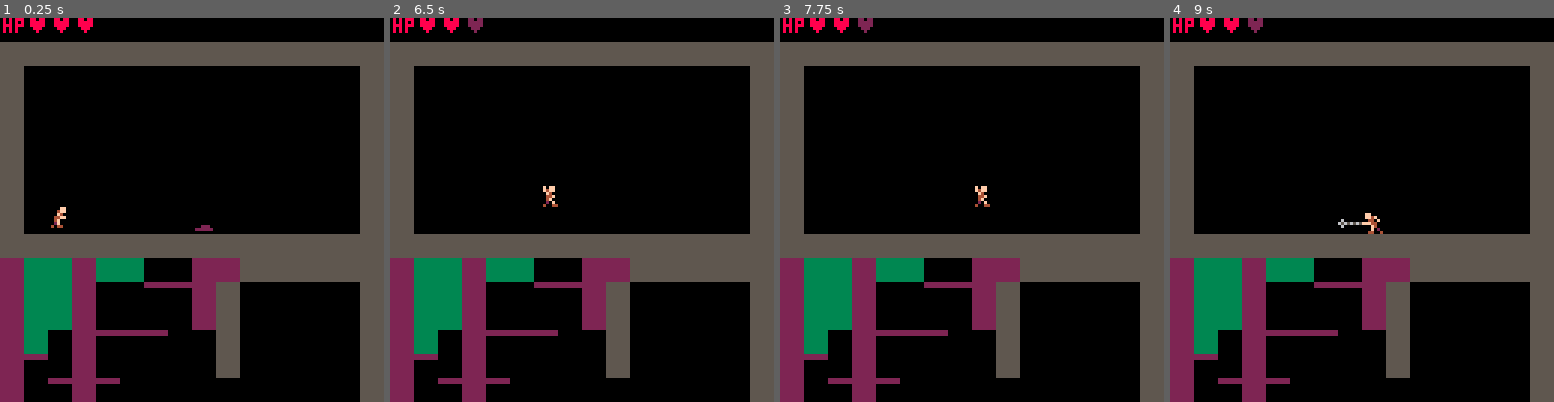
Above: before the commit, frames 1-4 (left to right).
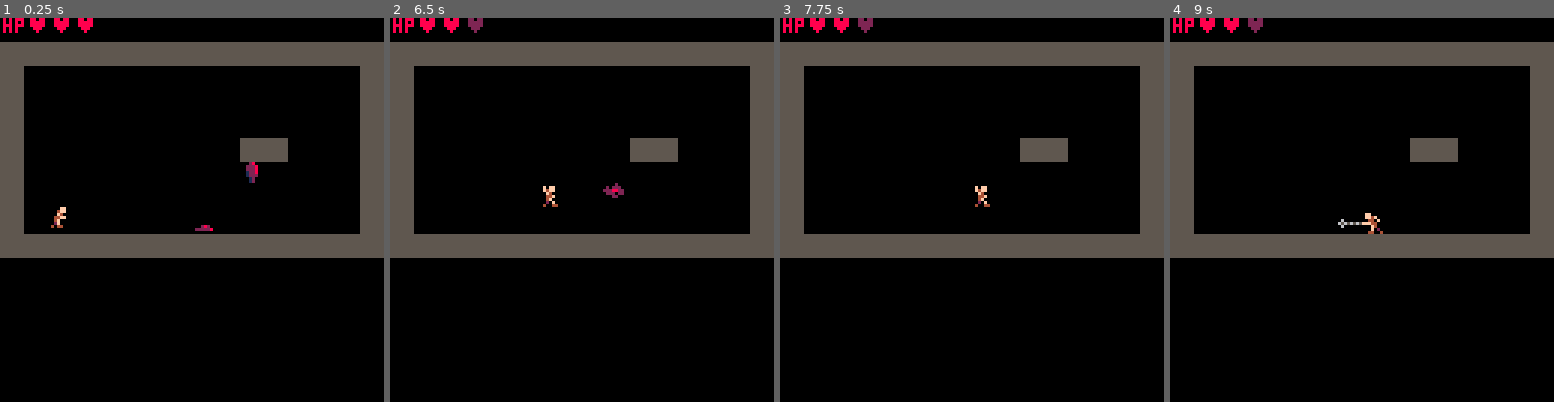
Above: after the commit, the same moments.

Repository: AddisonMink/fortrebosque
Game: PICO-8 cartridge main.p8
The game is run twice, just before and just after one commit, with the same random seed, the same clock (stepped at 60 frames per second) and the same inputs.
Inputs:
- Up to frame 1 (0.25 s): no input
- Up to frame 2 (6.5 s): tap X (X key) at 0.33, 1.07, 1.85, 2.97, 4.08, 5.2, 6.32 s; tap O (Z key) at 0.7, 1.7, 2.1, 2.5, 2.9, 3.3, 3.7, 4.1, 4.5, 4.9, 5.3, 5.7, 6.1 s; hold Right 1.6-2.1 s; hold Right 2.47-3.03 s; hold Left 3.08-3.58 s; hold Right 4.02-4.68 s; hold Left 5.08-5.68 s; hold Right from 6.08 s (still down)
- Up to frame 3 (7.75 s): tap O (Z key) every 0.4 s from 6.5 to 7.7 s; release Right at 6.58 s; hold Right 6.63-7.13 s; tap X (X key) at 7.43 s; hold Right from 7.5 s (still down)
- Up to frame 4 (9 s): release Right at 8.07 s; tap O (Z key) at 8.1, 8.5, 8.9 s; hold Left 8.12-8.62 s; tap X (X key) at 8.55 s

The runs differ from the first frame. In frame 1, 17% of the frame differs, in the area x 0-100%, y 31-100%; in frame 2, 17%; in frame 3, 17%; in frame 4, 17%.

Commit message:
add bat.

Diff:
--- /dev/null
+++ b/bat.lua
@@ -0,0 +1,42 @@
+function bat_behavior_new()
+    -- constants
+    local fly_anim = { frames = { 7, 8 }, fps = 6 }
+    local x_range = 40
+    local speed = 1
+
+    -- state
+    local target_y = nil
+
+    local state_map = {
+        hang = function(me, entities)
+            local player = entities[1]
+            local me_x, me_y = me.body.x, me.body.y
+            local p_x, p_y = player.body.x, player.body.y
+            local x_dist = p_x - me_x
+            if abs(x_dist) < x_range and p_y > me_y then
+                target_y = p_y - 4
+                me.anim = fly_anim
+                me.body.facing = p_x < me_x and -1 or 1
+                me.body.vel_x = me.body.facing * speed
+                return "fly"
+            end
+        end,
+        fly = function(me, entities)
+            if me.body.y < target_y then
+                me.body.vel_y += 0.2
+            else
+                me.body.vel_y = 0
+            end
+        end
+    }
+
+    return state_machine_new("hang", state_map)
+end
+
+bat = {
+    body = body_new(80, 40, 0, 0, 1, false),
+    hitbox = hitbox_new("enemy", 1),
+    hurtbox = hurtbox_new("player", 1, { x = 0, y = 0, w = 6, h = 6 }),
+    anim = { frames = { 9 }, fps = 1 },
+    update = bat_behavior_new()
+}
--- a/main.p8
+++ b/main.p8
@@ -5,15 +5,16 @@
 #include system.lua
 #include player.lua
 #include zombie.lua
-…(8 lines of a section not shown)…
-entities = { player, zombie }
+#include bat.lua
+…(8 lines of a section not shown)…
+entities = { player, zombie, bat }
 
 function _init()
 	camera(0,-8)
@@ -47,7 +48,8 @@
 
 function _draw()
 	cls()
-	map()
+	map(0,0,0,0,16,9)
+
 
 	for e in all(entities) do
 		if e.anim then
@@ -66,11 +68,11 @@
 
 
 __gfx__
-0000000000ffff0000ffff0000000000007777000000000000000000000002220000200000028000000000000000000000000000000000000000000000000000
-0000000000f5ff0000f5ff0000fff000000000000000cc00000cc000000028880202220000222800000000000000000000000000000000000000000000000000
-00700700005fff00005fff00700f00000f0000f00000cc00000cc000020282802228822000222800000000000000000000000000000000000000000000000000
-0007700000ffff0000ffff00700f00070ffffff0000c100000c10000222888200222022000122800000000000000000000000000000000000000000000000000
-000770000000600000006000700f00070f0000f00002ccc0002ccc00022200000002200000122200000000000000000000000000000000000000000000000000
+0000000000ffff0000ffff0000000000007777000000000000000000222000000002000000028000000000000000000000000000000000000000000000000000
+0000000000f5ff0000f5ff0000fff000000000000000cc00000cc000888200000022202000222800000000000000000000000000000000000000000000000000
+00700700005fff00005fff00700f00000f0000f00000cc00000cc000082820200228822200222800000000000000000000000000000000000000000000000000
+0007700000ffff0000ffff00700f00070ffffff0000c100000c10000028882220220222000122800000000000000000000000000000000000000000000000000
+000770000000600000006000700f00070f0000f00002ccc0002ccc00000022200002200000122200000000000000000000000000000000000000000000000000
 00700700006ff600000ff600700f0007000000000022000000220000000220000000000000012000000000000000000000000000000000000000000000000000
 00000000000ff000006ff00000fff070007000700020400000c20000000000000000000000012000000000000000000000000000000000000000000000000000
 00000000006060000006060000000000000777000c00cc0000442000000000000000000000000000000000000000000000000000000000000000000000000000
@@ -80,8 +82,8 @@
 000f400000f40000000f40000044ff0000f4000000f0440000000060000000000000cc00000c100000c100000000000000000000000000000000000000000000
 0044ff0000f400000044ff00004f00000044f00000044fff56565656000000000000cc000002ccc0002ccc000000000000000000000000000000000000000000
 004f0000002f000000f40000002f0000004f00000004f0000000006000000000000c100000220000002200000000000000000000000000000000000000000000
-0020f00000f2000000f02000040440000020f0000020f00000000000000222000002ccc00020400000c200000000000000000000000000000000000000000000
-0400440000442000040044000000000004004400040044000000000002222220022222000c00cc00004420000000000000000000000000000000000000000000
+0020f00000f2000000f02000040440000020f0000020f00000000000000282000002ccc00020400000c200000000000000000000000000000000000000000000
+0400440000442000040044000000000004004400040044000000000002222280022222000c00cc00004420000000000000000000000000000000000000000000
 55555555555555550000000000000000000000000000000000000000000000000000000000000000000000000000000000000000000000000000000000000000
 55555555555555550000000000000000000000000000000000000000000000000000000000000000000000000000000000000000000000000000000000000000
 55555555000000000000000000000000000000000000000000000000000000000000000000000000000000000000000000000000000000000000000000000000
@@ -236,7 +238,7 @@
 2000000000000000000000000000002000000000000000000000000000000000000000000000000000000000000000000000000000000000000000000000001100000000000000000000000000000000000000000000000000000000000000000000000000000000000000000000000000000000000000000000000000000000
 2000000000000000000000000000002000000000000000000000000000000000000000000000000000000000000000000000000000000000000000000000001100000000000000000000000000000000000000000000000000000000000000000000000000000000000000000000000000000000000000000000000000000000
 2000000000000000000000000000002000000000000000000000000000000000000000000000000000000000000000000000000000000000000000000000001100000000000000000000000000000000000000000000000000000000000000000000000000000000000000000000000000000000000000000000000000000000
-2000000000000000000000000000002000000000000000000000000000000000000000000000000000000000000000000000000000000000000000000000001100000000000000000000000000000000000000000000000000000000000000000000000000000000000000000000000000000000000000000000000000000000
+2000000000000000000020200000002000000000000000000000000000000000000000000000000000000000000000000000000000000000000000000000001100000000000000000000000000000000000000000000000000000000000000000000000000000000000000000000000000000000000000000000000000000000
 2000000000000000000000000000002000000000000000000000000000000000000000000000000000000000000000000000000000000000000000000000001100000000000000000000000000000000000000000000000000000000000000000000000000000000000000000000000000000000000000000000000000000000
 2000000000000000000000000000002000000000000000000000000000000000000000000000000000000000000000000000000000000000000000000000001100000000000000000000000000000000000000000000000000000000000000000000000000000000000000000000000000000000000000000000000000000000
 2000000000000000000000000000002000000000000000000000000000000000000000000000000000000000000000000000000000000000000000000000001100000000000000000000000000000000000000000000000000000000000000000000000000000000000000000000000000000000000000000000000000000000
